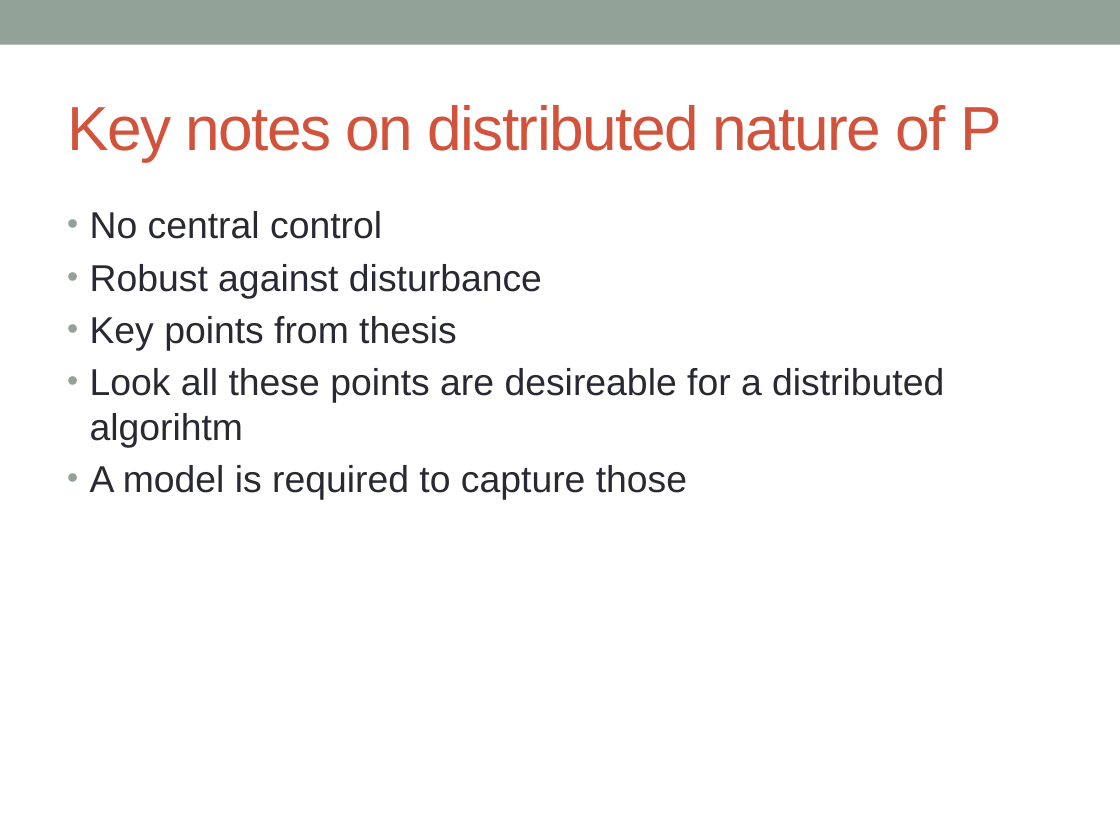
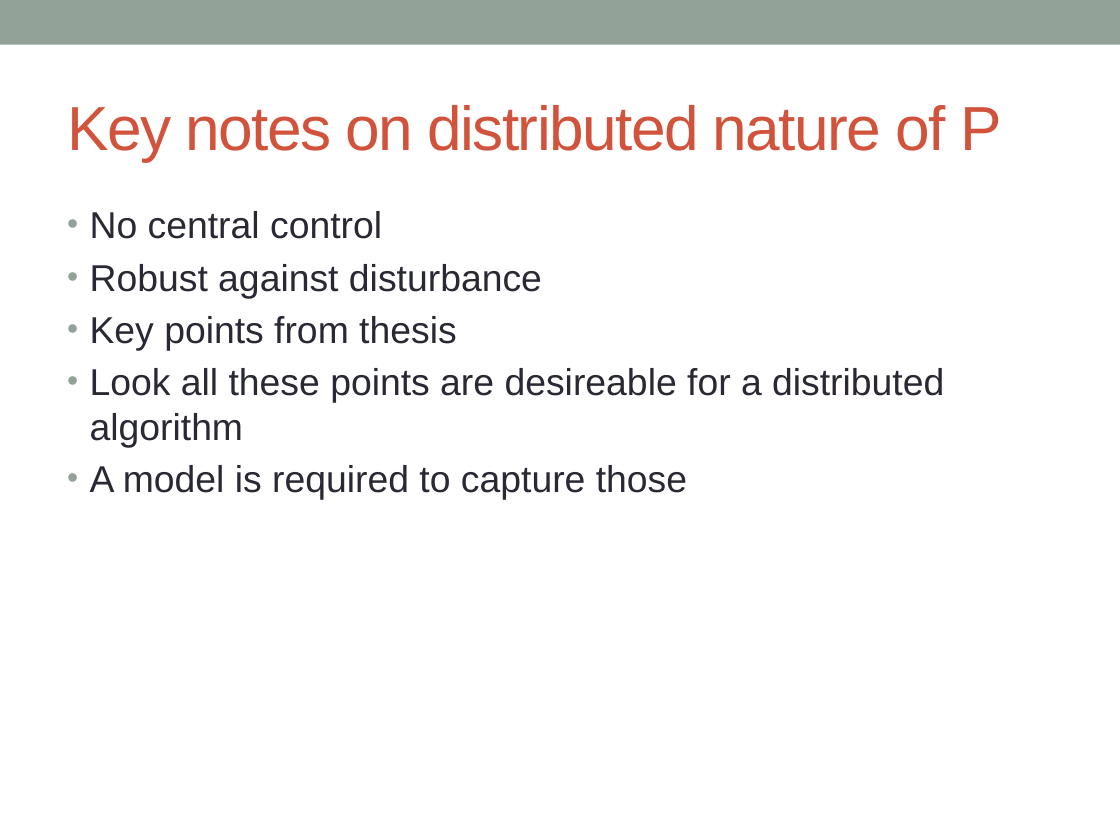
Before and after one commit to 05dirnbe/defense, a slide deck: slide 15 of draft.pptx. Drawn at 1120x840 pixels with LibreOffice and Linux fonts; fonts in the diff are those of the drawing. Boxes give left, top, right and bottom in pixels: in the first picture for what was removed or moved away, otherwise in the second. Text is boxed around its words. In the diff, an @@ line names an element or a change of style, - is before the commit and + after.

```diff
--- a/draft.pptx
+++ b/draft.pptx
@@ text at <box>90,368,944,448</box>: text changed @@
-• Look all these points are desireable for a distributed algorihtm
+• Look all these points are desireable for a distributed algorithm
```
Also in this commit, not shown: 7 other slides changed, 1 slide added, 1 slide removed.
